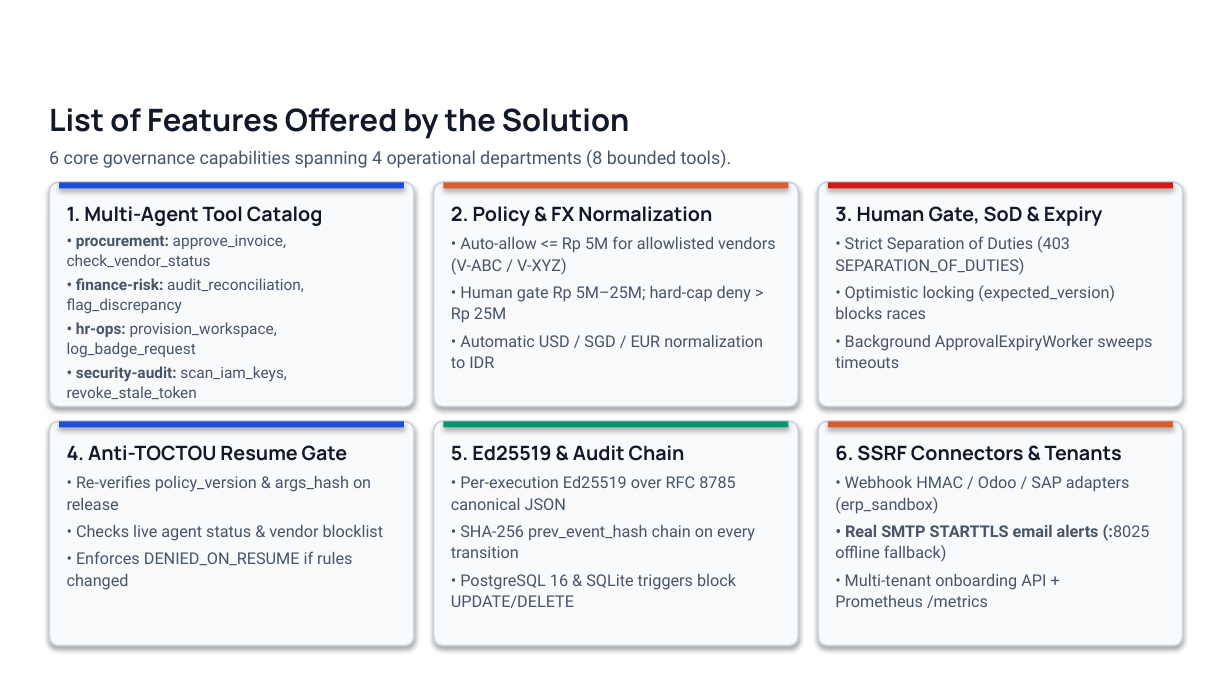
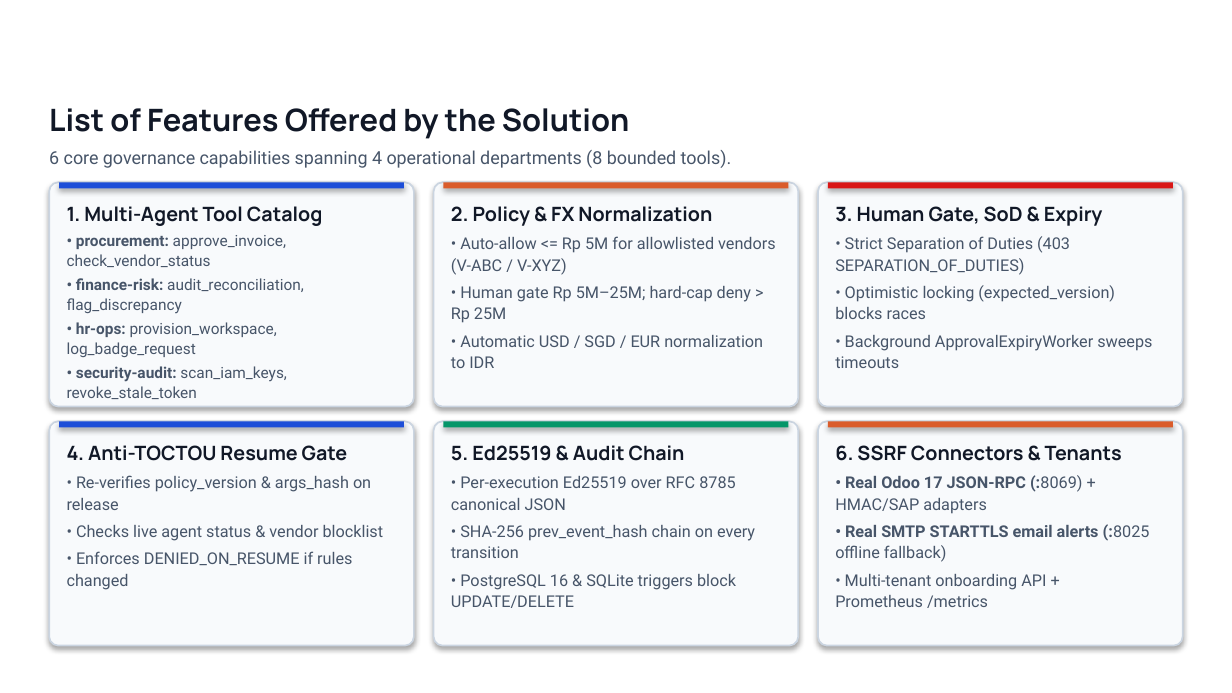
Before and after one commit to ArrafiNurHafiz/Veritas-Ai, a slide deck: slide 4 of docs/VERITAS_AI_Build2036_Deck.pptx. Drawn at 1232x693 pixels with LibreOffice and Linux fonts; fonts in the diff are those of the drawing; background and template pictures are left out. Boxes give left, top, right and bottom in pixels: in the first picture for what was removed or moved away, otherwise in the second. Text is boxed around its words. In the diff, an @@ line names an element or a change of style, - is before the commit and + after.

```diff
--- a/docs/VERITAS_AI_Build2036_Deck.pptx
+++ b/docs/VERITAS_AI_Build2036_Deck.pptx
@@ text at box(835, 475, 1082, 514): text changed @@
-• Webhook HMAC / Odoo / SAP adapters (erp_sandbox)
+• Real Odoo 17 JSON-RPC (:8069) + HMAC/SAP adapters
```
Also in this commit, not shown: 11 other slides changed.
